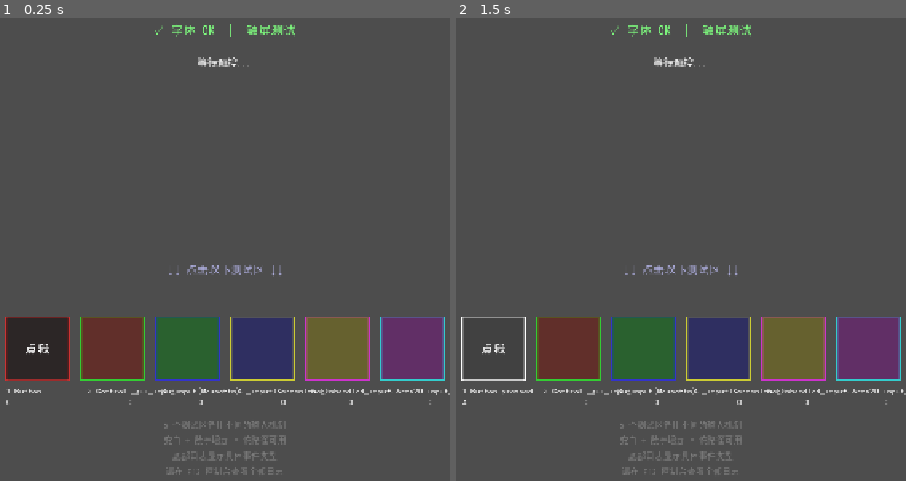
Above: before the commit, frames 1-2 (left to right).
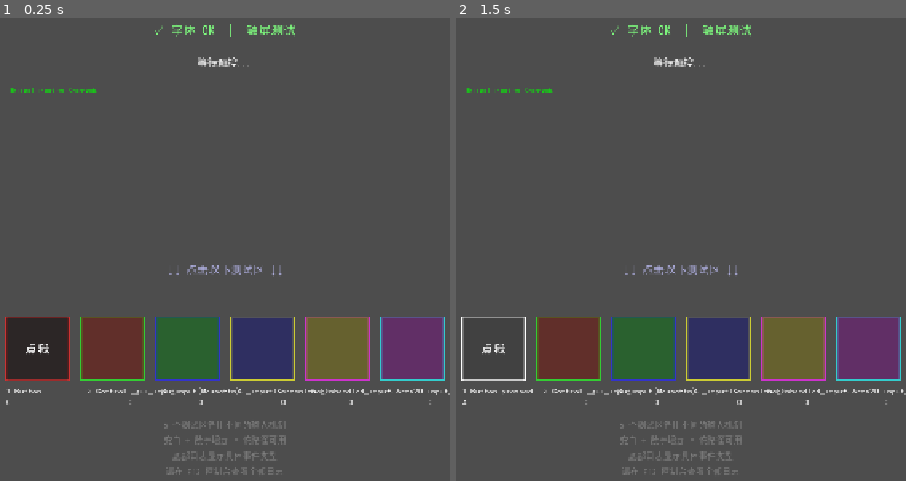
Above: after the commit, the same moments.

Repository: Eastplain/godot-h5-test
Game: Godot game, scene res://scene/main.tscn
Same seed, same stepped clock (60 frames per second), same inputs: the game is played once before the commit and once after it.
Inputs:
- Up to frame 1 (0.25 s): no input
- Up to frame 2 (1.5 s): click "点我" at 0.5 s; click "点我" at 1.25 s

The runs differ from the first frame. In frame 1, 0.1% of the frame differs, in the area x 2-22%, y 15-17%; in frame 2, 0.1%.
Error before the commit: Parse Error: Identifier "dbg_el" not declared in the current scope. (res://scene/ios_touch_bridge.gd:65)

Commit message:
fix: GDScript scoping - declare dbg_el before if block

Diff:
--- a/scene/ios_touch_bridge.gd
+++ b/scene/ios_touch_bridge.gd
@@ -50,9 +50,10 @@
 
 	# 用 get_interface 直接操作 DOM，完全绕过 eval
 	var doc = JavaScriptBridge.get_interface("document")
+	var dbg_el = null
 	var raw = ""
 	if doc != null:
-		var dbg_el = doc.call("getElementById", "_gd_touch_dbg")
+		dbg_el = doc.call("getElementById", "_gd_touch_dbg")
 		if dbg_el != null:
 			var q_attr = dbg_el.call("getAttribute", "data-queue")
 			if q_attr != null and q_attr.length() > 0:
Not shown, changed: docs/index.html
Not shown, changed: docs/index.pck
